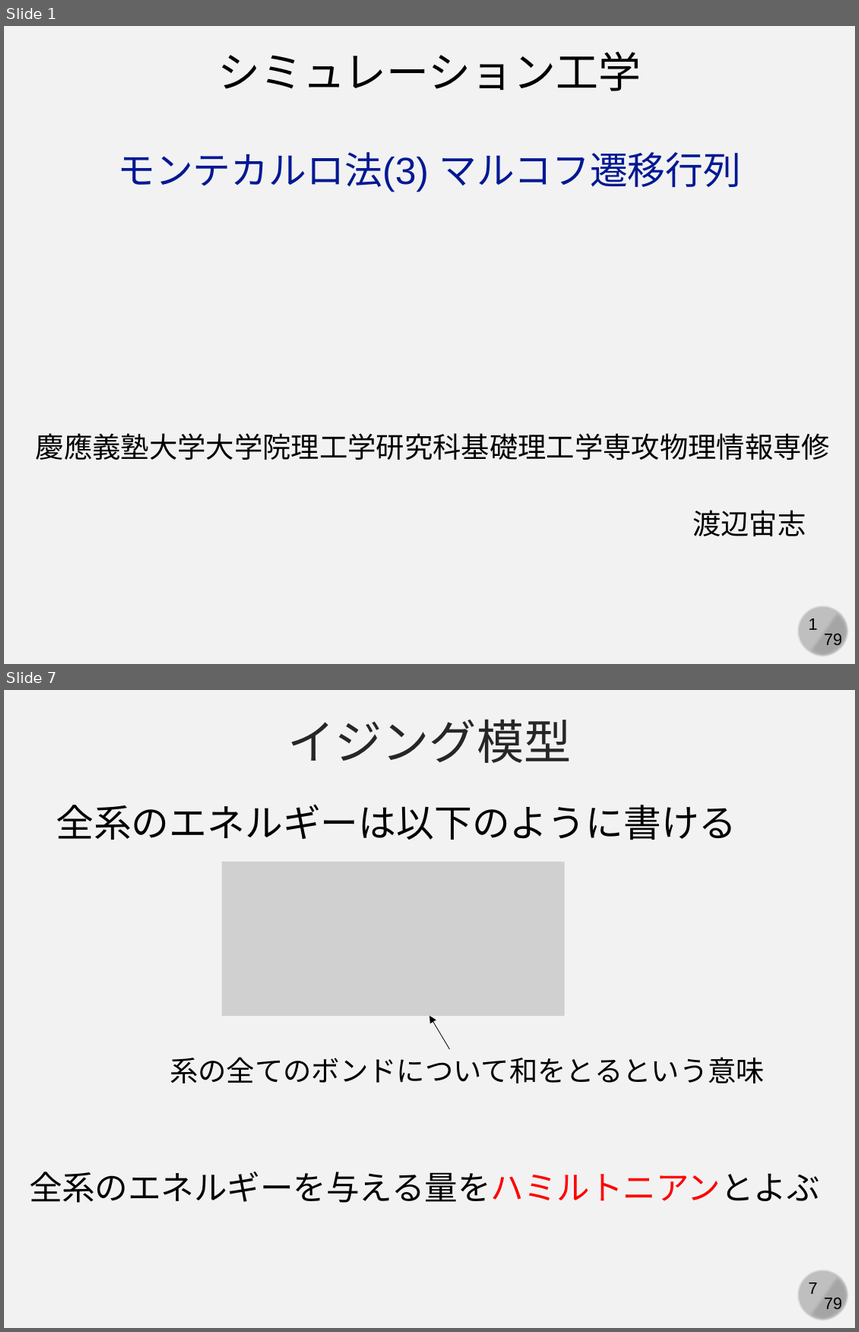
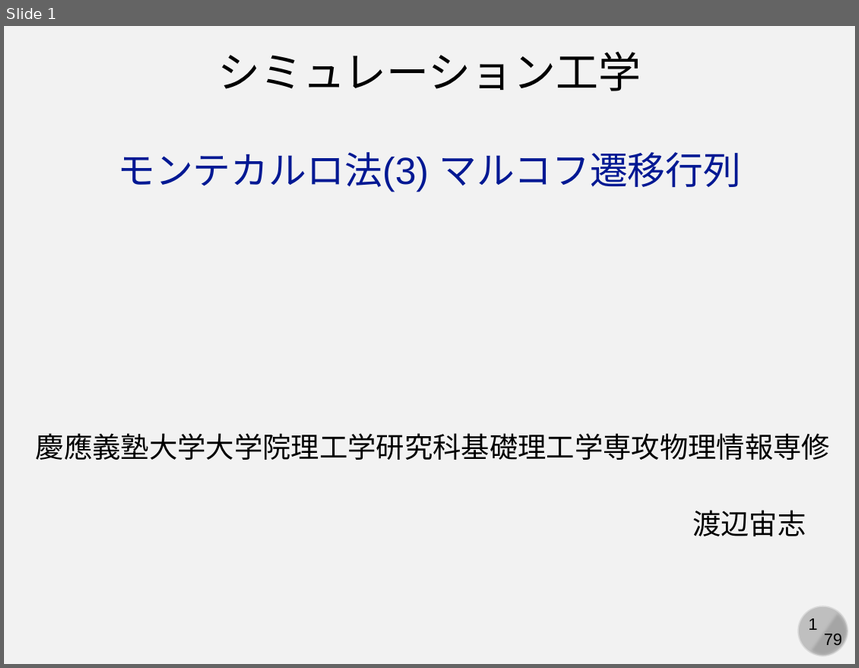
Before and after one commit to kaityo256/simulation_engineering, a slide deck: markov_chain/markov.pptx. Shown one above the other, each under a label of ours: slides 1 and 7 before the commit, slide 1 after it; the slides between them are not shown. The pictures are 859x1332 and 859x668 pixels, drawn with LibreOffice and Linux fonts; fonts in the diff are those of the drawing; grey boxes stand for pictures. Boxes give left, top, right and bottom in pixels: in the first picture for what was removed or moved away, otherwise in the second. Text is boxed around its words. In the diff, an @@ line names an element or a change of style, - is before the commit and + after.

```diff
--- a/markov_chain/markov.pptx
+++ b/markov_chain/markov.pptx
@@ slide 7 removed at [4,690,855,1328], background #F2F2F2; not listed: 4 template elements that a slide beside it also shows @@
@@ text removed at [288,719,572,763] @@
-イジング模型
@@ text removed at [56,804,737,840] @@
-全系のエネルギーは以下のように書ける
@@ picture removed at [222,862,565,1016] @@
@@ arrow removed from (450, 1049) to (430, 1016) @@
@@ text removed at [170,1057,765,1084] @@
-系の全てのボンドについて和をとるという意味
@@ text removed at [29,1172,820,1203] @@
-全系のエネルギーを与える量をハミルトニアンとよぶ
```
Also in this commit, not shown: 2 slides changed, 3 slides added, 75 other slides removed.
